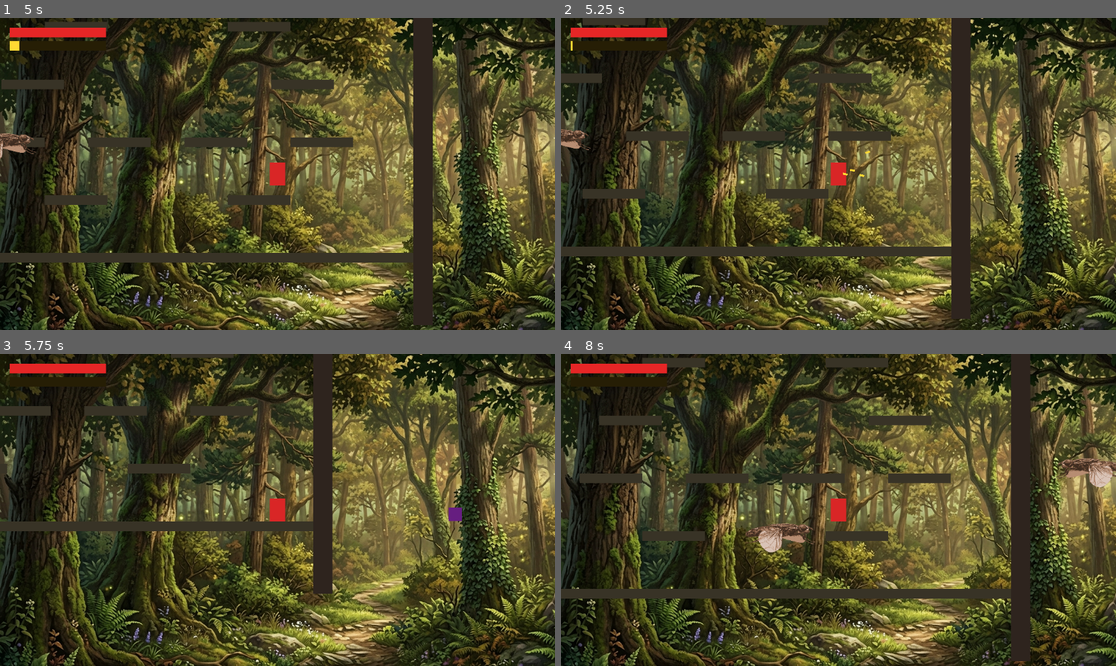
Above: before the commit, frames 1-4 (two rows, left to right).
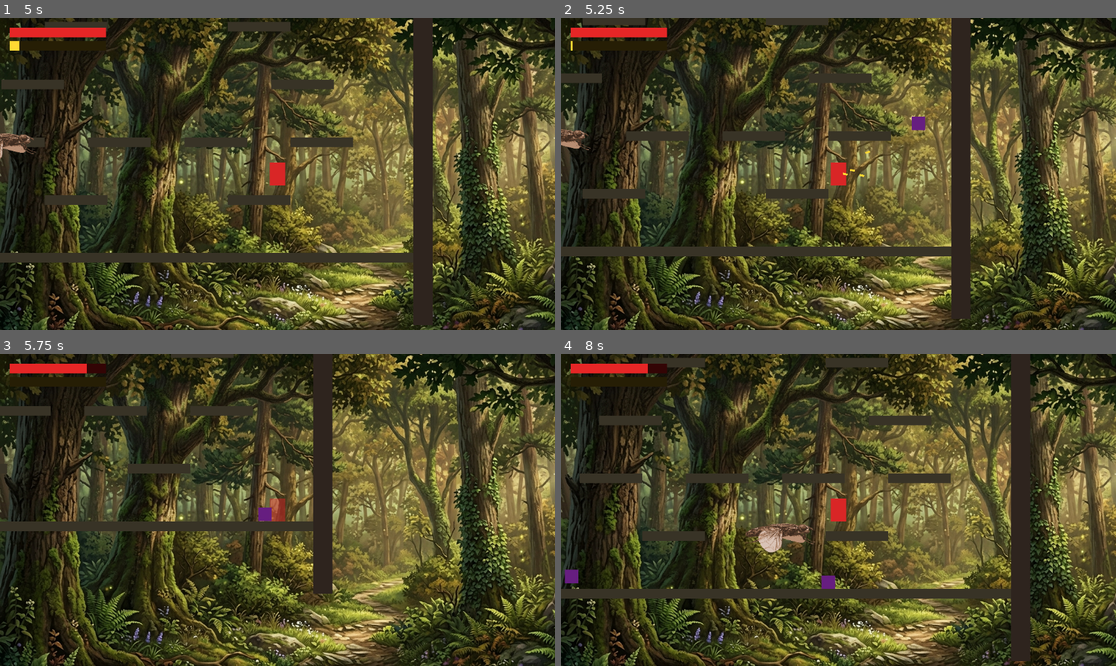
Above: after the commit, the same moments.

Repository: GuilhermeGehring/godot-project
Game: Godot game, scene res://main.tscn
The game is run twice, just before and just after one commit, with the same random seed, the same clock (stepped at 60 frames per second) and the same inputs.
Inputs (mouse positions are in pixels of both pictures, inside the frame that each line leads up to):
- Up to frame 1 (5 s): move the mouse to (399, 158) at 0.52 s; press the mouse at (399, 158) at 0.53 s; hold D (move_right) 0.53-2.03 s; tap Space (jump) at 0.77, 1.52, 3.02, 3.77, 4.52 s; move the mouse to (166, 189) at 1.27 s; release the mouse at (166, 189) at 1.28 s; right-click (166, 189) at 1.35 s; move the mouse to (333, 105) at 2.02 s; press the mouse at (333, 105) at 2.03 s; hold A (move_left) 2.03-2.78 s; move the mouse to (249, 236) at 2.77 s; release the mouse at (249, 236) at 2.78 s; hold D (move_right) 2.78-4.28 s; right-click (249, 236) at 2.85 s; move the mouse to (444, 220) at 3.52 s; press the mouse at (444, 220) at 3.53 s; move the mouse to (111, 127) at 4.27 s; release the mouse at (111, 127) at 4.28 s; hold A (move_left) from 4.28 s (still down); right-click (111, 127) at 4.35 s
- Up to frame 2 (5.25 s): move the mouse to (866, 174) at 5.02 s; release A (move_left) at 5.03 s; press the mouse at (866, 174) at 5.03 s; hold D (move_right) from 5.03 s (still down)
- Up to frame 3 (5.75 s): keep holding D (move_right)
- Up to frame 4 (8 s): move the mouse to (755, 432) at 5.77 s; release D (move_right) at 5.78 s; release the mouse at (755, 432) at 5.78 s; hold A (move_left) 5.78-7.28 s; right-click (755, 432) at 5.85 s; tap Space (jump) at 6.02, 6.77, 7.52 s; move the mouse to (960, 494) at 6.52 s; press the mouse at (960, 494) at 6.53 s; move the mouse to (727, 525) at 7.27 s; release the mouse at (727, 525) at 7.28 s; hold D (move_right) from 7.28 s (still down); right-click (727, 525) at 7.35 s

Frame 1 is identical in both runs. In frame 2, 0.1% of the frame differs, in the area x 63-66%, y 31-37%; in frame 3, 0.5%; in frame 4, 0.9%, in the area x 0-100%, y 3-76%.

Commit message:
Ajuste de spawn quando o player está na parede

Diff:
--- a/main.gd
+++ b/main.gd
@@ -8,6 +8,13 @@
 const WALKING_SPAWN_HEIGHT_ABOVE: float = 120.0
 const FLYING_SPAWN_HEIGHT_ABOVE: float = 250.0
 const FLYING_CHANCE: float = 0.5
+
+# Limites do mapa (paredes em x=±530, com margem de 50px pro inimigo nascer dentro do playable)
+const WALKING_SPAWN_X_MIN: float = -480.0
+const WALKING_SPAWN_X_MAX: float = 480.0
+
+# Se o player tá a essa distância (px) de uma parede, walker spawna sempre do lado oposto
+const WALL_PROXIMITY_THRESHOLD: float = 200.0
 
 const FALL_DEATH_Y: float = 900.0
 const HEALTH_BAR_WIDTH: float = 200.0
@@ -55,13 +62,26 @@
 	var scene: PackedScene = FLYING_ENEMY_SCENE if flying else WALKING_ENEMY_SCENE
 	var height_above: float = FLYING_SPAWN_HEIGHT_ABOVE if flying else WALKING_SPAWN_HEIGHT_ABOVE
 	var enemy := scene.instantiate() as Enemy
-	var side: float = 1.0 if randf() < 0.5 else -1.0
+	var side: float = _pick_spawn_side(flying)
+	var spawn_x: float = player.global_position.x + side * SPAWN_OFFSET_X
+	if not flying:
+		spawn_x = clampf(spawn_x, WALKING_SPAWN_X_MIN, WALKING_SPAWN_X_MAX)
 	enemy.position = Vector2(
-		player.global_position.x + side * SPAWN_OFFSET_X,
+		spawn_x,
 		player.global_position.y - height_above
 	)
 	enemy.target = player
 	add_child(enemy)
+
+func _pick_spawn_side(flying: bool) -> float:
+	if flying:
+		return 1.0 if randf() < 0.5 else -1.0
+	var px: float = player.global_position.x
+	if px > WALKING_SPAWN_X_MAX - WALL_PROXIMITY_THRESHOLD:
+		return -1.0
+	if px < WALKING_SPAWN_X_MIN + WALL_PROXIMITY_THRESHOLD:
+		return 1.0
+	return 1.0 if randf() < 0.5 else -1.0
 
 func _on_player_fired(at: Vector2, direction: Vector2, bullet_speed: float) -> void:
 	var bullet := BULLET_SCENE.instantiate() as Bullet
Not shown, changed: docs/GAME_RULES.md
Not shown, changed: docs/SESSION_LOG.md
